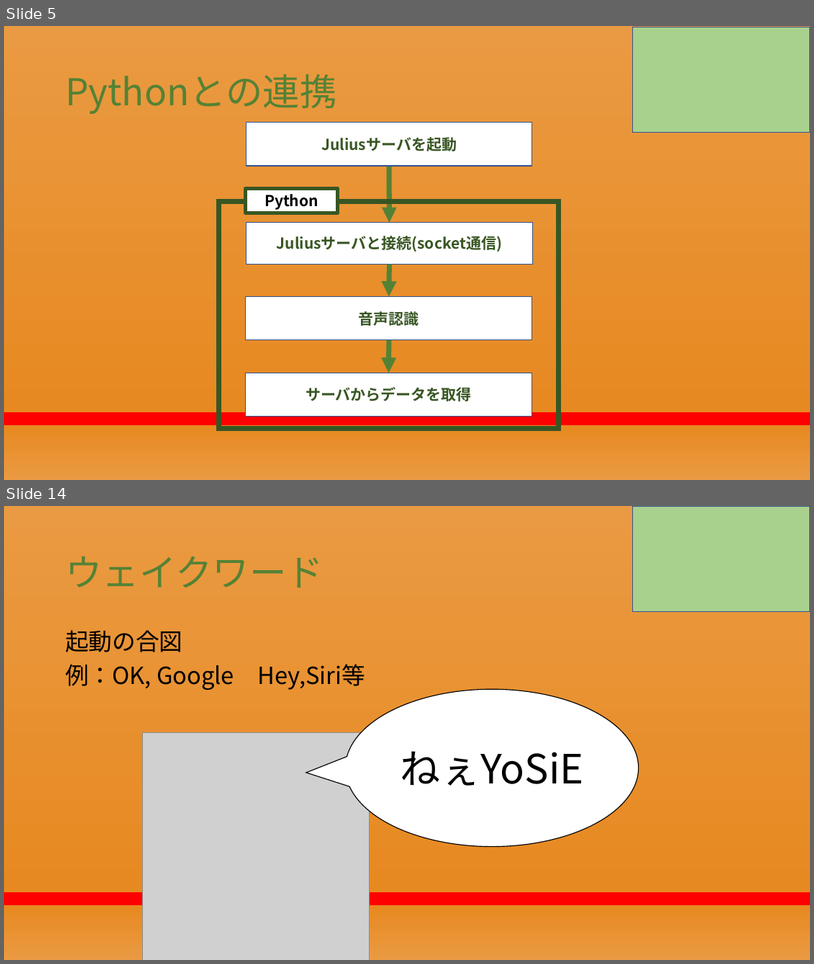
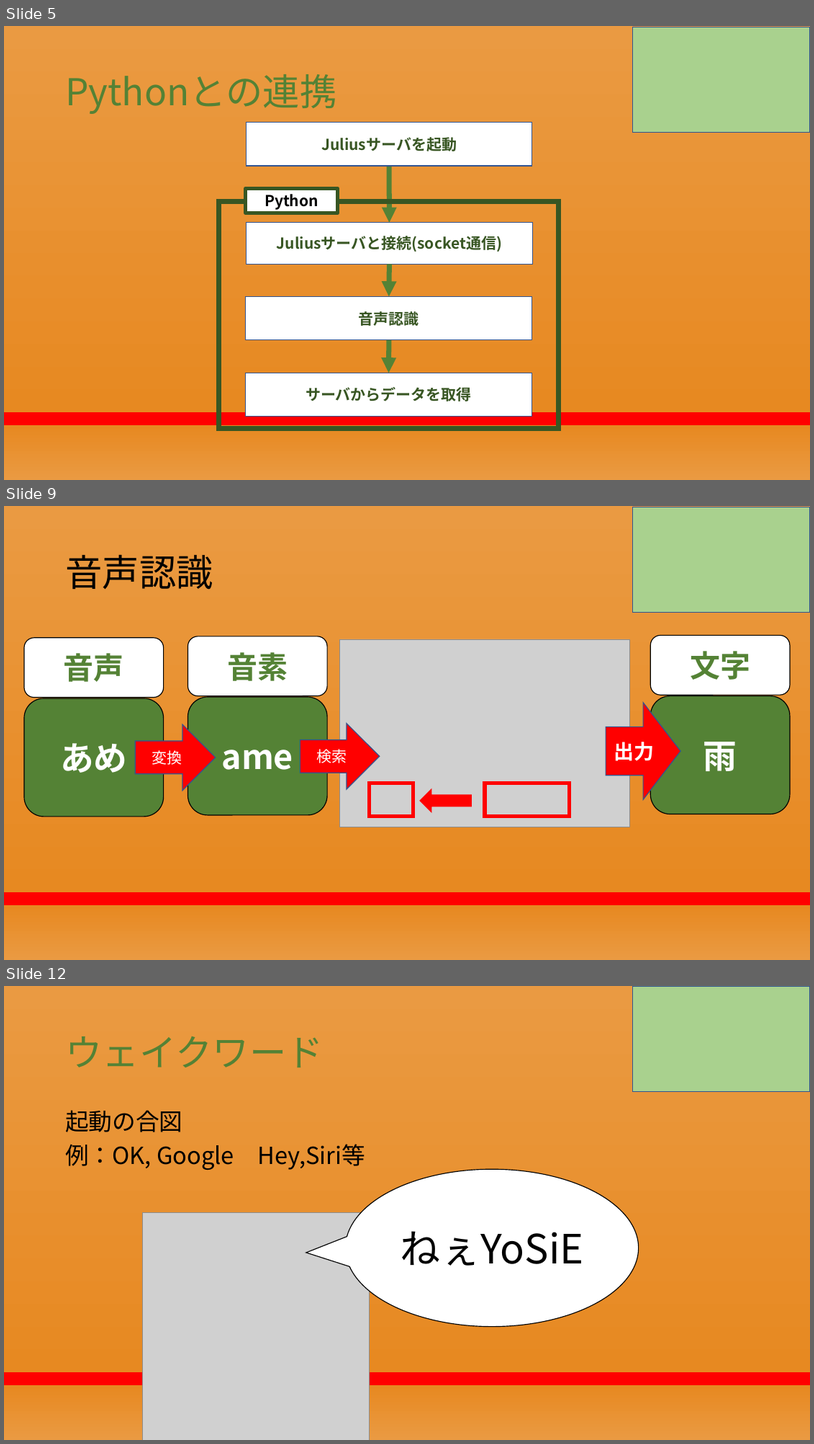
Before and after one commit to RikiishiSuzunosuke/AIspeaker_yosie, a slide deck: presentation/AIスピーカー開発_2.pptx. Shown one above the other, each under a label of ours: slides 5 and 14 before the commit, slides 5, 9 and 12 after it; the slides between them are not shown. The pictures are 814x964 and 814x1444 pixels, drawn with LibreOffice and Linux fonts; fonts in the diff are those of the drawing; grey boxes stand for pictures. Boxes give left, top, right and bottom in pixels: in the first picture for what was removed or moved away, otherwise in the second. Text is boxed around its words. In the diff, an @@ line names an element or a change of style, - is before the commit and + after.

```diff
--- a/presentation/AIスピーカー開発_2.pptx
+++ b/presentation/AIスピーカー開発_2.pptx
@@ slide 9 added at (4,506,810,960), background gradient #EA9A42 to #E78921 to #FF0000 @@
@@ rectangle added at (633,507,810,613), fill #A9D18E, outline #325491 1 pt @@
@@ title added at (65,554,213,590), 44 pt, text #000000 @@
+音声認識
@@ rounded rectangle added at (24,638,164,698), fill #FFFFFF, outline #000000 1 pt, 36 pt, text #548235, bold @@
+音声
@@ rounded rectangle added at (188,636,328,696), fill #FFFFFF, outline #000000 1 pt, 36 pt, text #548235, bold @@
+音素
@@ picture added at (340,639,630,826) @@
@@ rounded rectangle added at (651,636,790,695), fill #FFFFFF, outline #000000 1 pt, 36 pt, text #548235, bold @@
+文字
@@ rounded rectangle added at (24,698,164,816), fill #548235, outline #000000 1 pt, 40 pt, text #FFFFFF, bold @@
+あめ
@@ rounded rectangle added at (188,697,328,815), fill #548235, outline #000000 1 pt, 40 pt, text #FFFFFF, bold @@
+ame
@@ rounded rectangle added at (651,696,790,814), fill #548235, outline #000000 1 pt, 40 pt, text #FFFFFF, bold @@
+雨
@@ right arrow added at (606,703,681,800), fill #FF0000, outline #325491 1 pt, 24 pt, text #FFFFFF, bold @@
+出力
@@ right arrow added at (135,724,216,790), fill #FF0000, outline #325491 1 pt, 18 pt, text #FFFFFF @@
+変換
@@ right arrow added at (301,723,380,789), fill #FF0000, outline #325491 1 pt, 18 pt, text #FFFFFF @@
+検索
@@ rectangle added at (369,782,414,816), outline #FF0000 4.5 pt @@
@@ rectangle added at (485,782,570,816), outline #FF0000 4.5 pt @@
@@ left arrow added at (420,789,471,812), fill #FF0000, outline #FF0000 1 pt @@
@@ what was slide 14 is now slide 12 @@
```
Also in this commit, not shown: 6 slides changed, 2 other slides added, 5 slides removed, 4 other files.
